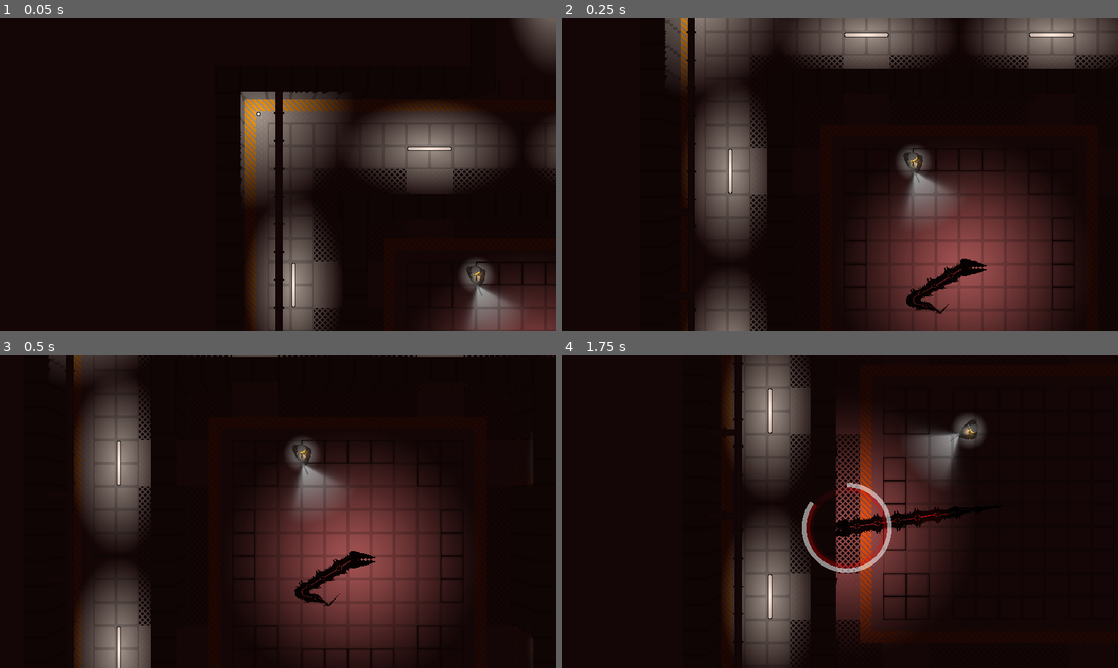
Above: before the commit, frames 1-4 (two rows, left to right).
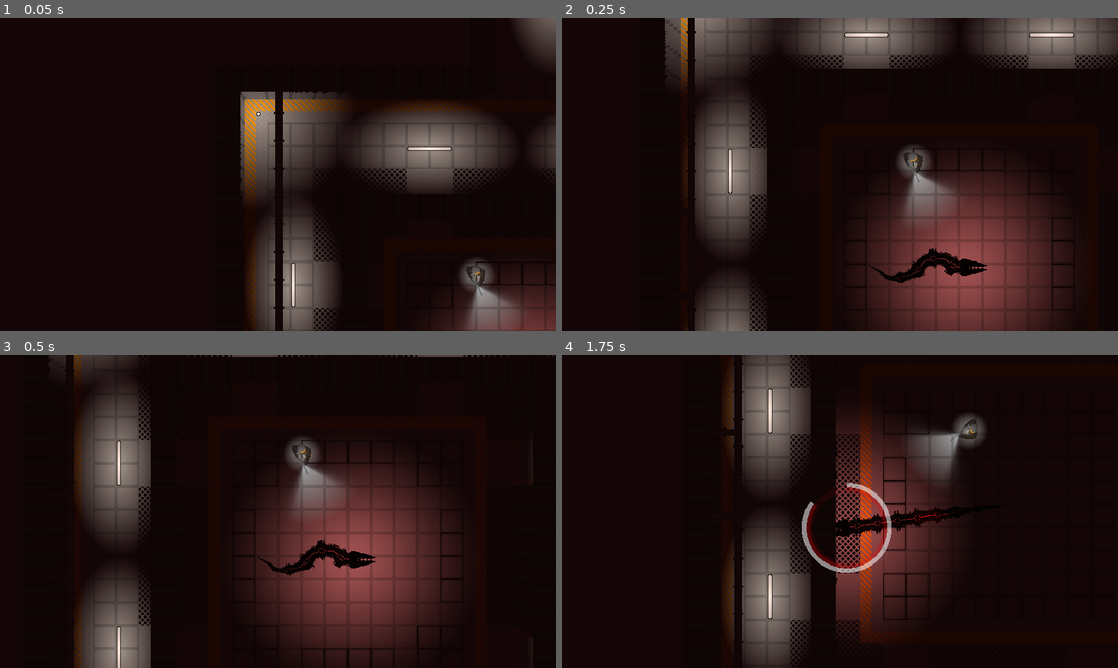
Above: after the commit, the same moments.

Repository: nndda/Specimen-A
Game: Godot game, scene res://Levels/01/01.tscn
Same seed, same stepped clock (60 frames per second), same inputs: the game is played once before the commit and once after it. The project has no main scene, so this scene is started directly.
Inputs (mouse positions are in pixels of both pictures, inside the frame that each line leads up to):
- Up to frame 1 (0.05 s): no input
- Up to frame 2 (0.25 s): no input
- Up to frame 3 (0.5 s): no input
- Up to frame 4 (1.75 s): move the mouse to (962, 495) at 0.52 s; hold Right mouse button (Attack) 0.53-1.28 s; click (962, 495) at 0.67 s; move the mouse to (728, 527) at 1.27 s; click (728, 527) at 1.35 s

The runs differ from the first frame. In frame 1, less than 0.1% of the frame differs, in the area x 85-87%, y 80-84%; in frame 2, 1.1%, in the area x 55-74%, y 44-95%; in frame 3, 1.1%; in frame 4, less than 0.1%.

Commit message:
Change init 'pose'

Diff:
--- a/Player/Player.tscn
+++ b/Player/Player.tscn
@@ -347,6 +347,13 @@
 "values": [ 0.0 ]
 }
 
+[sub_resource type="CanvasItemMaterial" id=40]
+blend_mode = 1
+light_mode = 1
+
+[sub_resource type="Curve" id=41]
+_data = [ Vector2( 0, 1 ), 0.0, 1.4, 0, 0, Vector2( 1, 0 ), 0.0, 0.0, 0, 0 ]
+
 [sub_resource type="Gradient" id=26]
 interpolation_mode = 2
 offsets = PoolRealArray( 0, 0.833333 )
@@ -493,8 +500,9 @@
 }
 
 [node name="Player" type="Node2D"]
-
-[node name="Node2D" type="Node2D" parent="."]
+z_as_relative = false
+
+[node name="Node2D" type="Node2D" parent="." groups=["DBG"]]
 visible = false
 position = Vector2( -64, -64 )
 
@@ -507,7 +515,7 @@
 
 [node name="Body" type="Line2D" parent="."]
 light_mask = 1025
-points = PoolVector2Array( -16, 46, -32, 63, -77, 46, 0, 0, 0, 0, 0, 0, 0, 0, 0, 0, 0, 0, 0, 0, 0, 0, 0, 0, 0, 0, 0, 0, 0, 0, 0, …(244 unchanged characters)…
+points = PoolVector2Array( -137, -8, -116, 5, -105, 14, -83, 13, -65, 5, -55, -8, -42, -13, -25, -12, -15, -2, 0, 0, 0, 0, 0, 0, 0, 0, 0, 0, 0, 0, 0, …(244 unchanged characters)…
 width = 28.0
 width_curve = ExtResource( 5 )
 default_color = Color( 0.611765, 0.341176, 0.341176, 1 )
@@ -630,7 +638,29 @@
 anims/Open = SubResource( 6 )
 anims/RESET = SubResource( 7 )
 
+[node name="ImpactParticles-Blood" type="CPUParticles2D" parent="Head/Mouth"]
+material = SubResource( 40 )
+position = Vector2( 17, -2 )
+emitting = false
+amount = 24
+one_shot = true
+speed_scale = 2.0
+explosiveness = 0.9
+lifetime_randomness = 0.55
+fract_delta = false
+direction = Vector2( -1, 0 )
+spread = 120.0
+gravity = Vector2( 0, 0 )
+initial_velocity = 80.0
+angle = 720.0
+angle_random = 1.0
+scale_amount = 6.0
+scale_amount_random = 0.3
+scale_amount_curve = SubResource( 41 )
+color = Color( 0.898039, 0, 0, 1 )
+
 [node name="CollisionShape2D" type="CollisionShape2D" parent="Head"]
+visible = false
 position = Vector2( 2, 0 )
 shape = ExtResource( 10 )
 
@@ -645,7 +675,7 @@
 
 [node name="DestroyThrough" type="RayCast2D" parent="Head"]
 enabled = true
-cast_to = Vector2( 60, 0 )
+cast_to = Vector2( 70, 0 )
 collision_mask = 16
 
 [node name="FaceObstacle" type="RayCast2D" parent="Head"]
Not shown: 1 places in Player/Player.tscn that only renumber resources
